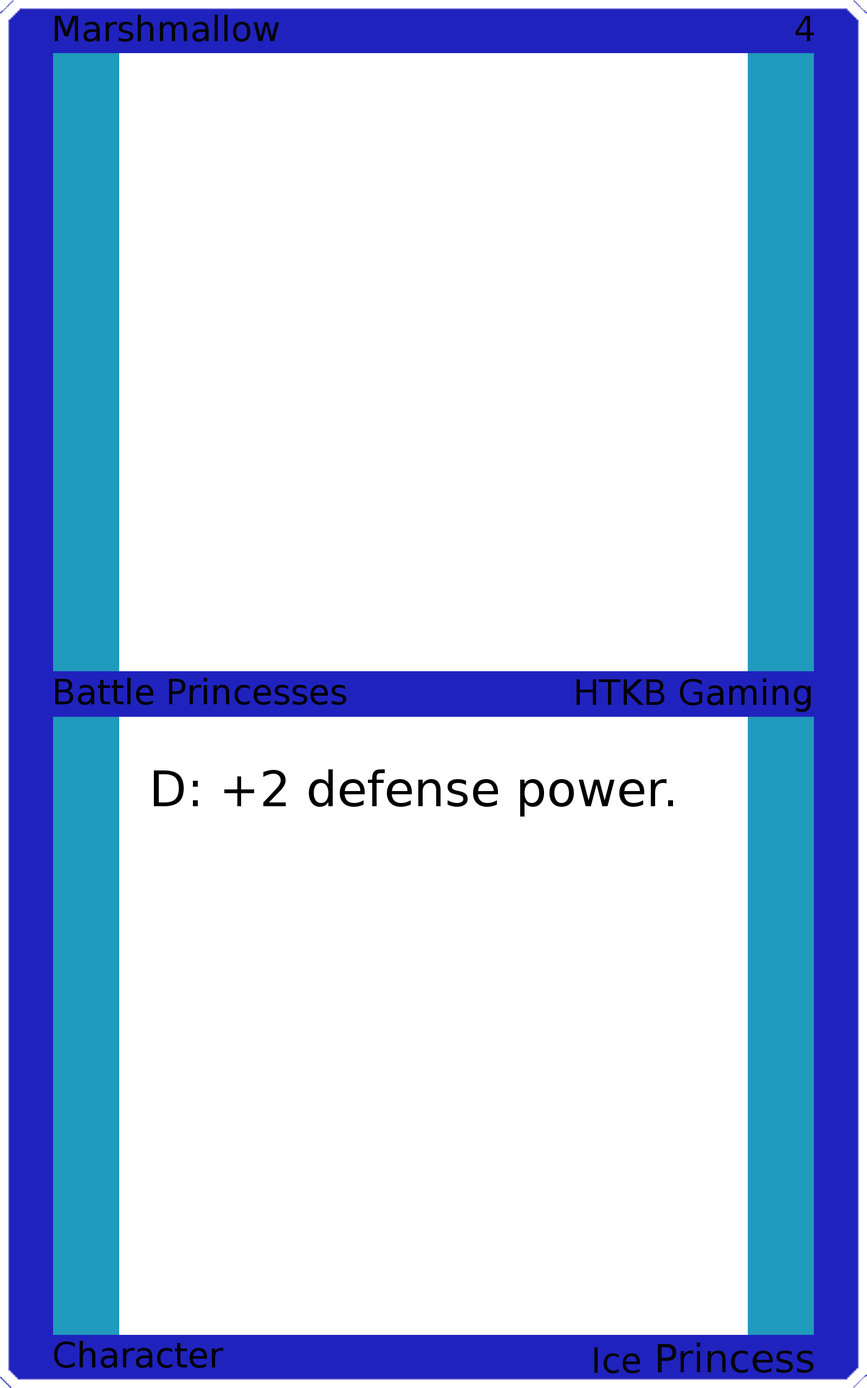
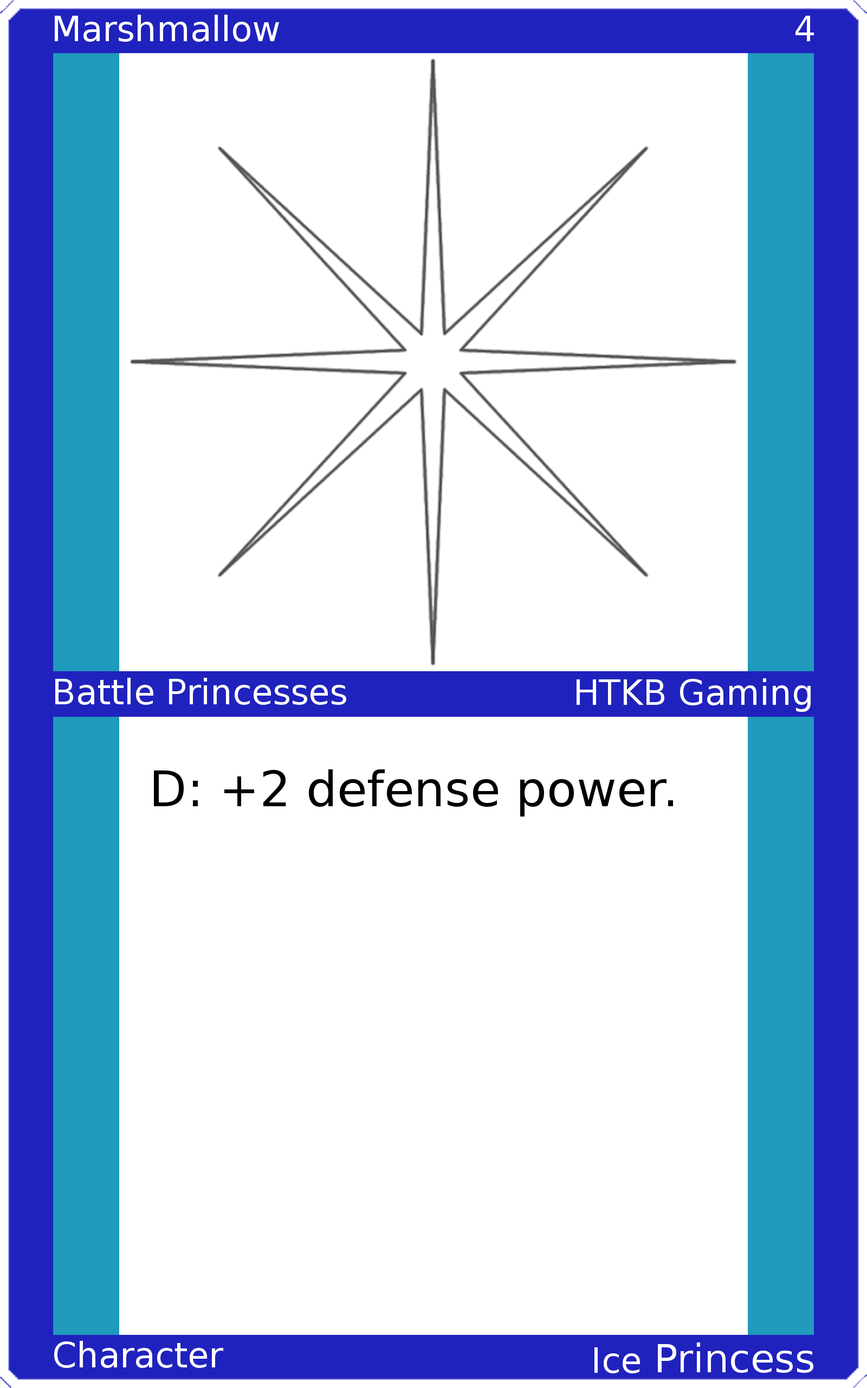
Before/after of a 867x1388 layered artwork. What changed in the layer stack:
painted on "Upper Left" over left=54, top=14, right=280, bottom=42
painted on "Upper Right" over left=795, top=15, right=815, bottom=42
painted on "Mid Left" over left=55, top=677, right=347, bottom=705
painted on "Mid Right" over left=576, top=678, right=811, bottom=712
painted on "Bottom Left" over left=54, top=1340, right=224, bottom=1368
painted on "Bottom Right" over left=594, top=1342, right=814, bottom=1373
added layer "Art" above "Top Background" over left=129, top=57, right=738, bottom=666
